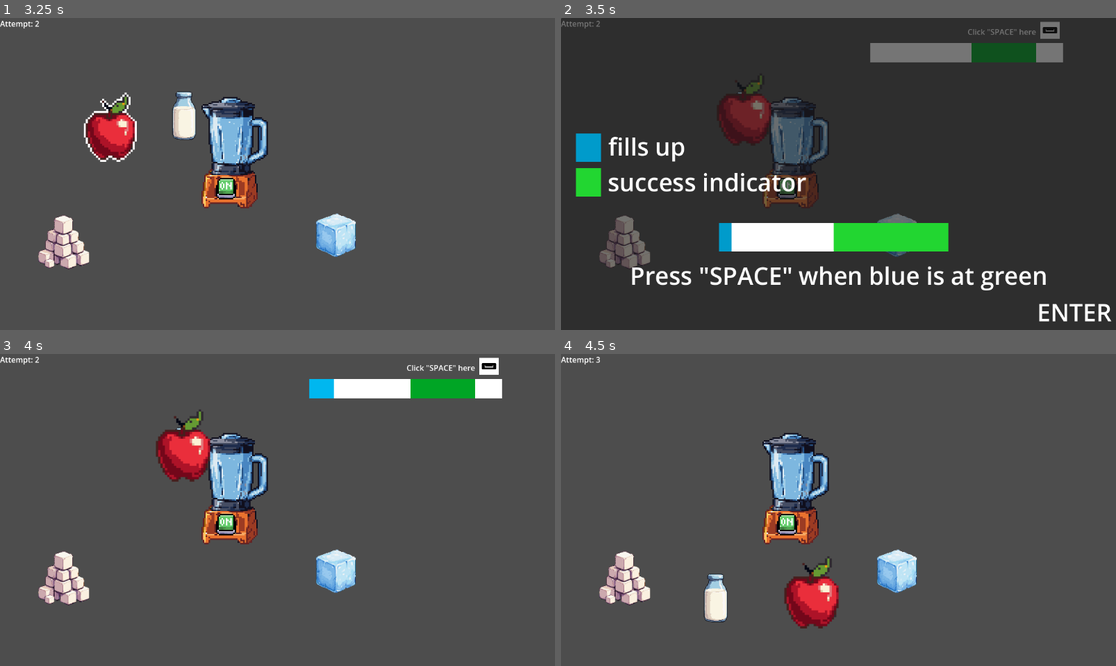
Above: before the commit, frames 1-4 (two rows, left to right).
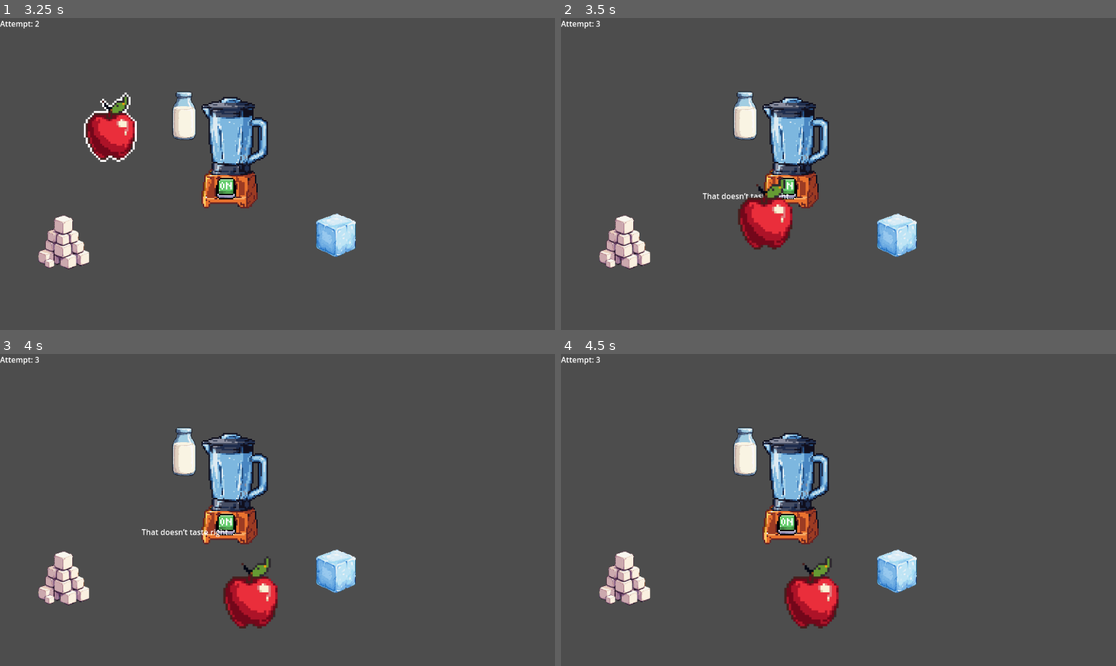
Above: after the commit, the same moments.

Repository: the-real-ronji/MiniJameGam50
Game: Godot game, scene res://Scenes/Main.tscn
Same seed, same stepped clock (60 frames per second), same inputs: the game is played once before the commit and once after it.
Inputs (mouse positions are in pixels of both pictures, inside the frame that each line leads up to):
- Up to frame 1 (3.25 s): tap Enter (ui_accept) at 0.5, 2.75 s; drag from (61, 242) to (333, 105) at 0.52 s; drag from (155, 255) to (249, 236) at 1.27 s; move the mouse to (338, 236) at 2.02 s; tap 3 at 2.1 s; click (338, 236) at 2.17 s; drag from (249, 255) to (111, 127) at 2.77 s
- Up to frame 2 (3.5 s): no input
- Up to frame 3 (4 s): tap Space at 3.5 s; move the mouse to (444, 556) at 3.52 s; tap 5 at 3.6 s; click (444, 556) at 3.67 s; tap Enter (ui_accept) at 3.77 s
- Up to frame 4 (4.5 s): tap Space at 4.25 s; drag from (672, 463) to (755, 432) at 4.27 s

Frame 1 is identical in both runs. In frame 2, 99% of the frame differs, in the area x 0-100%, y 0-100%; in frame 3, 5.7%; in frame 4, 1.1%.

Commit message:
stage fix

Diff:
--- a/Scripts/apple_ingredient.gd
+++ b/Scripts/apple_ingredient.gd
@@ -1,7 +1,7 @@
 extends TextureRect
 
 var dragging := false
-var ingredient_name := "apple"
+var ingredient_name := "honey"
 var original_position : Vector2
 var locked := false
 
--- a/scenes/AdolescenceStage.tscn
+++ /dev/null
@@ -1,133 +0,0 @@
-[gd_scene load_steps=14 format=3 uid="uid://bj2qvkd8b8pop"]
-
-[ext_resource type="Script" uid="uid://c44fc4cl835iq" path="res://scripts/main.gd" id="1_wy62n"]
-[ext_resource type="PackedScene" uid="uid://1s5doyshdaga" path="res://scenes/blender_zone.tscn" id="2_qbiqf"]
-[ext_resource type="Texture2D" uid="uid://c4j75h03ncjxe" path="res://Sprites/BlenderSimple.png" id="3_7ywxr"]
-[ext_resource type="PackedScene" uid="uid://do6w53ssty7sj" path="res://scenes/ingredients/milk_ingredient.tscn" id="6_vyb4j"]
-[ext_resource type="PackedScene" uid="uid://bl6knngwrqtxu" path="res://scenes/ingredients/ice_ingredient.tscn" id="8_xry3l"]
-[ext_resource type="PackedScene" uid="uid://bo51kgrcfg5yj" path="res://scenes/ingredients/apple_ingredient.tscn" id="10_s25l7"]
-[ext_resource type="PackedScene" uid="uid://dcau4q6if2qeh" path="res://scenes/ingredients/chocolate_ingredient.tscn" id="11_a07rq"]
-[ext_resource type="Texture2D" uid="uid://cxfxma2a8u6if" path="res://Sprites/APPLE.png" id="11_lla3x"]
-[ext_resource type="Script" uid="uid://df07jp25ofj4c" path="res://scripts/game_over.gd" id="12_1wquf"]
-[ext_resource type="PackedScene" uid="uid://dlmq0gebvl3g3" path="res://scenes/qte_panel.tscn" id="13_vpfcu"]
-[ext_resource type="Script" uid="uid://d3b850lapu40m" path="res://scripts/game_manager.gd" id="14_5wm4w"]
-[ext_resource type="PackedScene" uid="uid://bw2qrmlgvnegg" path="res://scenes/success_overlay.tscn" id="15_lto56"]
-[ext_resource type="Script" uid="uid://4wwqqn5gisgl" path="res://scripts/attempts.gd" id="16_kaxri"]
-
-[node name="Main" type="Control"]
-layout_mode = 3
-anchors_preset = 15
-anchor_right = 1.0
-anchor_bottom = 1.0
-grow_horizontal = 2
-grow_vertical = 2
-script = ExtResource("1_wy62n")
-
-[node name="Control" type="Control" parent="."]
-anchors_preset = 0
-offset_right = 40.0
-offset_bottom = 40.0
-
-[node name="BlenderZone" parent="Control" instance=ExtResource("2_qbiqf")]
-layout_mode = 1
-offset_left = 286.0
-offset_right = 511.0
-focus_mode = 2
-mouse_filter = 0
-texture = ExtResource("3_7ywxr")
-
-[node name="VisualFeedback" type="Label" parent="Control/BlenderZone"]
-visible = false
-layout_mode = 0
-offset_left = 8.0
-offset_top = 263.0
-offset_right = 212.0
-offset_bottom = 286.0
-
-[node name="apple_ingredient" parent="Control" instance=ExtResource("10_s25l7")]
-layout_mode = 0
-offset_left = 397.0
-offset_top = 465.0
-offset_right = 505.0
-offset_bottom = 574.0
-scale = Vector2(0.8885338, 0.90817285)
-texture = ExtResource("11_lla3x")
-
-[node name="UIs" type="Node" parent="Control"]
-
-[node name="GameOver" type="CanvasLayer" parent="Control/UIs"]
-visible = false
-script = ExtResource("12_1wquf")
-
-[node name="Panel" type="Panel" parent="Control/UIs/GameOver"]
-anchors_preset = -1
-anchor_right = 0.017
-anchor_bottom = 0.031000001
-offset_left = -95.0
-offset_top = -42.0
-offset_right = 1196.416
-offset_bottom = 665.912
-
-[node name="Label" type="Label" parent="Control/UIs/GameOver"]
-offset_right = 1125.0
-offset_bottom = 401.0
-theme_override_font_sizes/font_size = 50
-text = "You Failed"
-horizontal_alignment = 1
-vertical_alignment = 1
-
-[node name="retry" type="Button" parent="Control/UIs/GameOver"]
-offset_left = 439.0
-offset_top = 372.0
-offset_right = 669.0
-offset_bottom = 425.0
-text = "Play Again"
-
-[node name="QTEPanel" parent="." instance=ExtResource("13_vpfcu")]
-layout_mode = 1
-offset_left = 642.0
-offset_top = 52.0
-offset_right = -106.0
-offset_bottom = -379.0
-
-[node name="Phases" type="Control" parent="QTEPanel"]
-anchors_preset = 0
-offset_right = 40.0
-offset_bottom = 40.0
-
-[node name="GameManager" type="Node" parent="."]
-script = ExtResource("14_5wm4w")
-
-[node name="Success" parent="." instance=ExtResource("15_lto56")]
-
-[node name="attempts" type="Label" parent="."]
-layout_mode = 0
-offset_right = 1.0
-offset_bottom = 23.0
-script = ExtResource("16_kaxri")
-
-[node name="chocolate_ingredient" parent="." instance=ExtResource("11_a07rq")]
-layout_mode = 0
-offset_left = 242.0
-offset_top = 437.0
-offset_right = 431.0
-offset_bottom = 615.0
-scale = Vector2(0.8885338, 0.90817285)
-
-[node name="Milk_ingredient" parent="." instance=ExtResource("6_vyb4j")]
-layout_mode = 0
-offset_left = 496.0
-offset_top = 432.0
-offset_right = 685.0
-offset_bottom = 615.0
-scale = Vector2(0.8885338, 0.90817285)
-
-[node name="ice_ingredient" parent="." instance=ExtResource("8_xry3l")]
-layout_mode = 0
-offset_left = 678.0
-offset_top = 465.0
-offset_right = 828.0
-offset_bottom = 615.0
-scale = Vector2(0.8885338, 0.90817285)
-
-[connection signal="pressed" from="Control/UIs/GameOver/retry" to="Control/UIs/GameOver" method="_on_retry_pressed"]
--- a/scenes/stages/AdolescenceStage.tscn
+++ b/scenes/stages/AdolescenceStage.tscn
@@ -1,8 +1,8 @@
-[gd_scene load_steps=14 format=3 uid="uid://caeexwox6la24"]
+[gd_scene load_steps=13 format=3 uid="uid://bj2qvkd8b8pop"]
 
 [ext_resource type="Script" uid="uid://c44fc4cl835iq" path="res://scripts/main.gd" id="1_21m4i"]
 [ext_resource type="PackedScene" uid="uid://1s5doyshdaga" path="res://scenes/blender_zone.tscn" id="2_qp0hf"]
-[ext_resource type="PackedScene" uid="uid://bb3jalhnc5k1d" path="res://scenes/ingredients/sugarcubes_ingredient.tscn" id="3_5bdfn"]
+[ext_resource type="Texture2D" uid="uid://c4j75h03ncjxe" path="res://Sprites/BlenderSimple.png" id="3_7kogq"]
 [ext_resource type="PackedScene" uid="uid://do6w53ssty7sj" path="res://scenes/ingredients/milk_ingredient.tscn" id="4_yxtw4"]
 [ext_resource type="PackedScene" uid="uid://bl6knngwrqtxu" path="res://scenes/ingredients/ice_ingredient.tscn" id="5_bant6"]
 [ext_resource type="PackedScene" uid="uid://bo51kgrcfg5yj" path="res://scenes/ingredients/apple_ingredient.tscn" id="6_xipx0"]
@@ -10,9 +10,8 @@
 [ext_resource type="PackedScene" uid="uid://dlmq0gebvl3g3" path="res://scenes/qte_panel.tscn" id="8_mcfah"]
 [ext_resource type="Script" uid="uid://d3b850lapu40m" path="res://scripts/game_manager.gd" id="9_5utie"]
 [ext_resource type="PackedScene" uid="uid://bw2qrmlgvnegg" path="res://scenes/success_overlay.tscn" id="10_65d7v"]
+[ext_resource type="PackedScene" uid="uid://dcau4q6if2qeh" path="res://scenes/ingredients/chocolate_ingredient.tscn" id="10_86v5a"]
 [ext_resource type="Script" uid="uid://4wwqqn5gisgl" path="res://scripts/attempts.gd" id="11_e8h0i"]
-[ext_resource type="Texture2D" uid="uid://dvhgu2n747u68" path="res://icon.svg" id="12_3qmdb"]
-[ext_resource type="Script" uid="uid://b1wpwiloqxlk5" path="res://scripts/sprite_2d.gd" id="13_5bcbn"]
 
 [node name="Main" type="Control"]
 layout_mode = 3
@@ -34,6 +33,7 @@
 offset_right = 511.0
 focus_mode = 2
 mouse_filter = 0
+texture = ExtResource("3_7kogq")
 
 [node name="VisualFeedback" type="Label" parent="Control/BlenderZone"]
 visible = false
@@ -43,33 +43,13 @@
 offset_right = 212.0
 offset_bottom = 286.0
 
-[node name="sugarcubes_ingredient" parent="Control" instance=ExtResource("3_5bdfn")]
-layout_mode = 0
-offset_left = 0.0
-offset_top = 0.0
-offset_right = 150.0
-offset_bottom = 150.0
-
-[node name="Milk_ingredient" parent="Control" instance=ExtResource("4_yxtw4")]
-layout_mode = 0
-offset_left = 0.0
-offset_top = 0.0
-offset_right = 150.0
-offset_bottom = 150.0
-
-[node name="ice_ingredient" parent="Control" instance=ExtResource("5_bant6")]
-layout_mode = 0
-offset_left = 0.0
-offset_top = 0.0
-offset_right = 150.0
-offset_bottom = 150.0
-
 [node name="apple_ingredient" parent="Control" instance=ExtResource("6_xipx0")]
 layout_mode = 0
-offset_left = 0.0
-offset_top = 0.0
-offset_right = 150.0
-offset_bottom = 150.0
+offset_left = 397.0
+offset_top = 465.0
+offset_right = 505.0
+offset_bottom = 574.0
+scale = Vector2(0.8885338, 0.90817285)
 
 [node name="UIs" type="Node" parent="Control"]
 
@@ -124,11 +104,28 @@
 offset_bottom = 23.0
 script = ExtResource("11_e8h0i")
 
-[node name="Node" type="Node" parent="."]
+[node name="chocolate_ingredient" parent="." instance=ExtResource("10_86v5a")]
+layout_mode = 0
+offset_left = 242.0
+offset_top = 437.0
+offset_right = 431.0
+offset_bottom = 615.0
+scale = Vector2(0.8885338, 0.90817285)
 
-[node name="Sprite2D" type="Sprite2D" parent="Node"]
-position = Vector2(90, 86)
-texture = ExtResource("12_3qmdb")
-script = ExtResource("13_5bcbn")
+[node name="Milk_ingredient" parent="." instance=ExtResource("4_yxtw4")]
+layout_mode = 0
+offset_left = 496.0
+offset_top = 432.0
+offset_right = 685.0
+offset_bottom = 615.0
+scale = Vector2(0.8885338, 0.90817285)
+
+[node name="ice_ingredient" parent="." instance=ExtResource("5_bant6")]
+layout_mode = 0
+offset_left = 678.0
+offset_top = 465.0
+offset_right = 828.0
+offset_bottom = 615.0
+scale = Vector2(0.8885338, 0.90817285)
 
 [connection signal="pressed" from="Control/UIs/GameOver/retry" to="Control/UIs/GameOver" method="_on_retry_pressed"]
